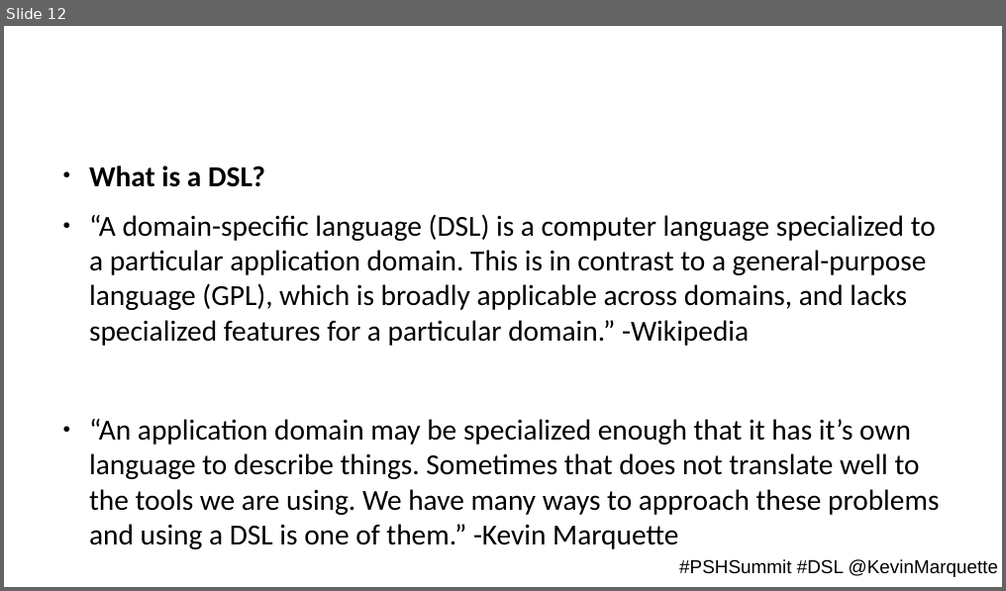
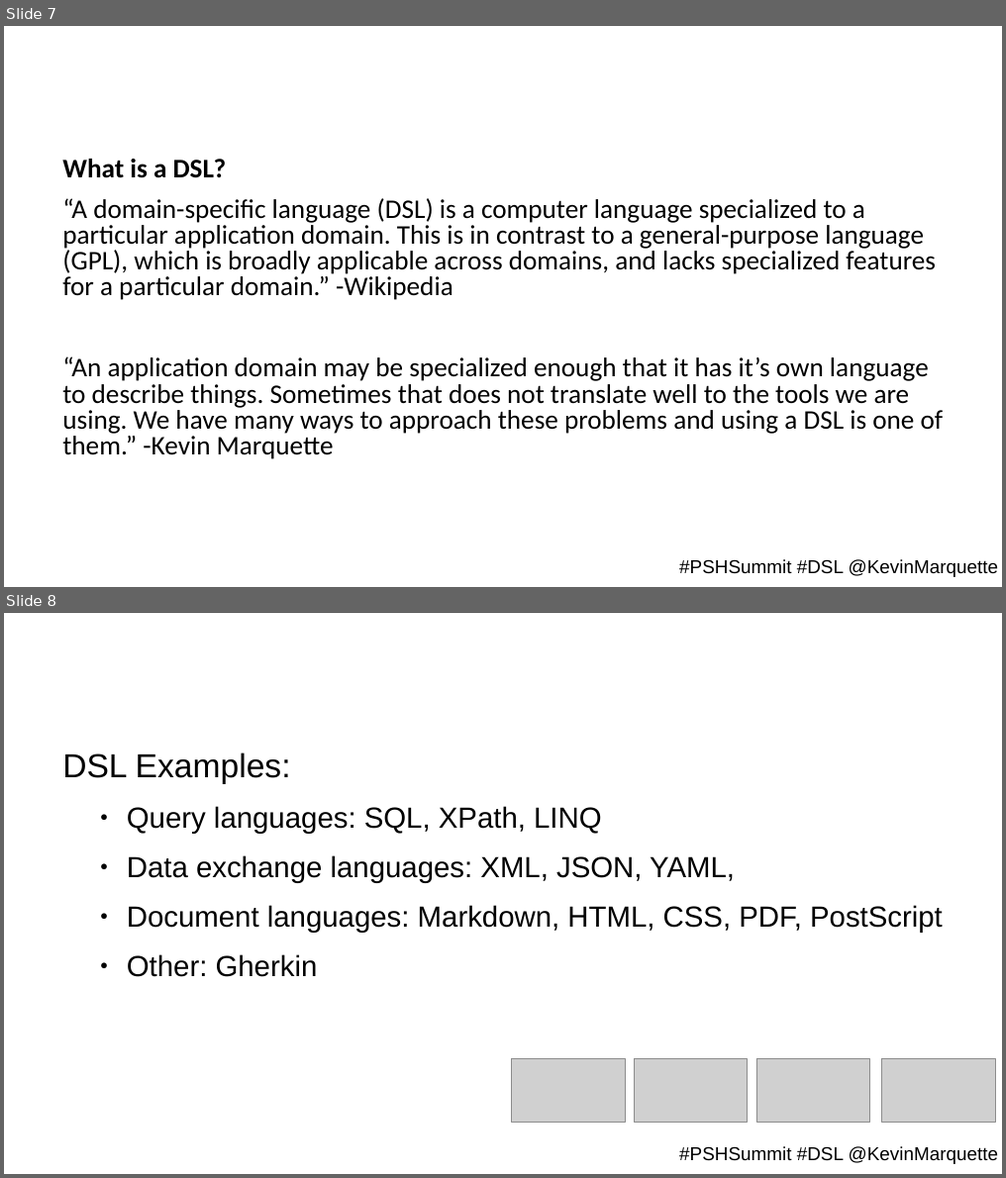
Before and after one commit to KevinMarquette/DSLPresentation, a slide deck: PSSummit-DSL.pptx. Shown one above the other, each under a label of ours: slide 12 before the commit, slides 7 and 8 after it. The pictures are 1006x591 and 1006x1178 pixels, drawn with LibreOffice and Linux fonts; fonts in the diff are those of the drawing; grey boxes stand for pictures; background and template pictures are left out. Boxes give left, top, right and bottom in pixels: in the first picture for what was removed or moved away, otherwise in the second. Text is boxed around its words. In the diff, an @@ line names an element or a change of style, - is before the commit and + after.

```diff
--- a/PSSummit-DSL.pptx
+++ b/PSSummit-DSL.pptx
@@ slide 8 added at box(4, 613, 1002, 1174), background #FFFFFF; not listed: 1 template element that a slide beside it also shows @@
@@ text added at box(62, 753, 943, 977), 28 pt, text #000000 @@
+DSL Examples:
+  ● Query languages: SQL, XPath, LINQ
+  ● Data exchange languages: XML, JSON, YAML,
+  ● Document languages: Markdown, HTML, CSS, PDF, PostScript
+  ● Other: Gherkin
@@ picture added at box(512, 1059, 625, 1122) @@
@@ picture added at box(634, 1059, 746, 1122) @@
@@ picture added at box(756, 1059, 869, 1122) @@
@@ picture added at box(882, 1059, 995, 1122) @@
@@ what was slide 12 is now slide 7 @@
@@ slide 7 changed as well @@
@@ text "What is a DSL?" at box(62, 159, 944, 460): size 28 to 25.9 pt; bullet ● to none; line spacing 1 to 0.8 @@
```
Also in this commit, not shown: 5 other slides changed, 4 other slides added, 7 slides removed, 7 other files.
